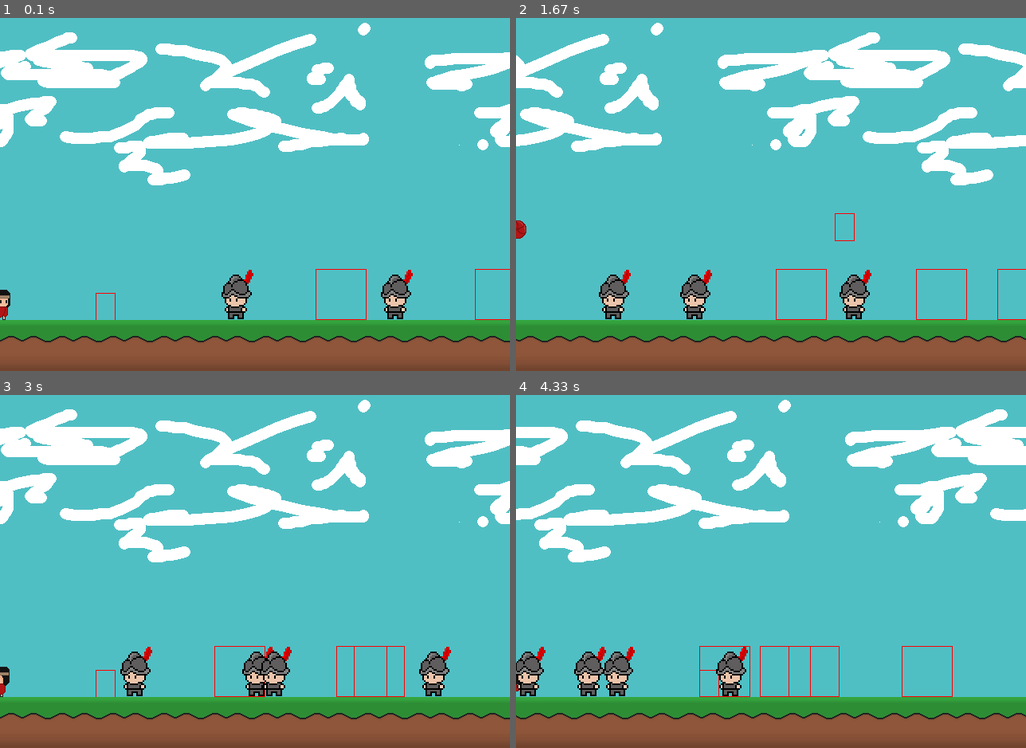
Above: before the commit, frames 1-4 (two rows, left to right).
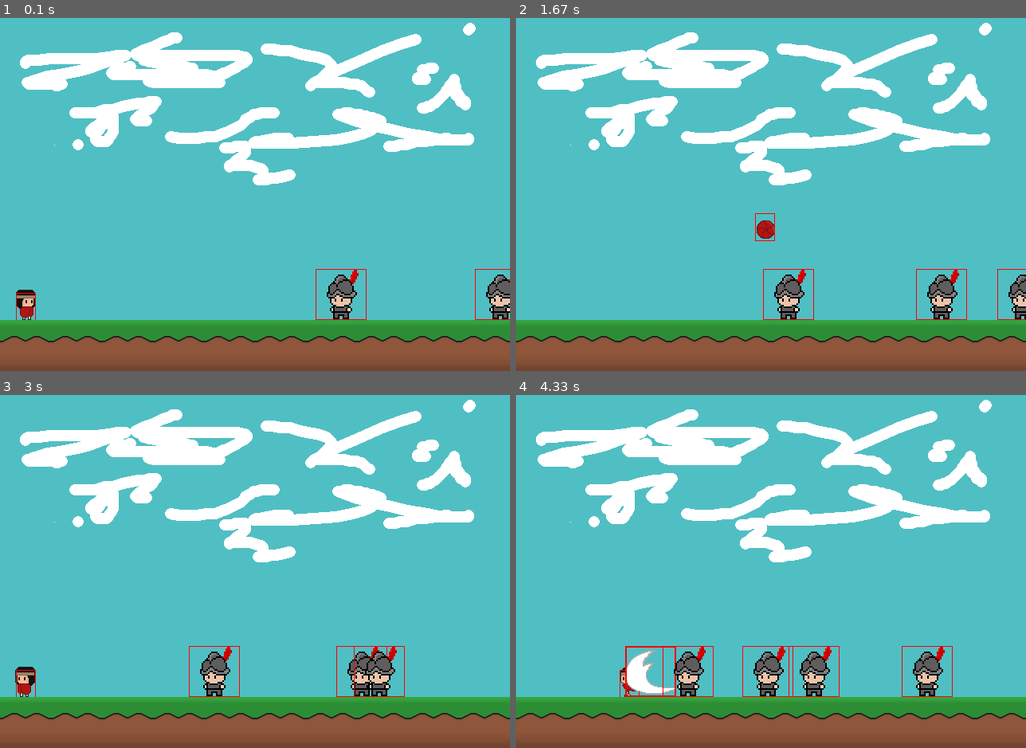
Above: after the commit, the same moments.

Repository: Takoo001/Proyecto-Pygame
Game: pygame game, started from nivel1.py
The game is run twice, just before and just after one commit, with the same random seed, the same clock (stepped at 60 frames per second) and the same inputs.
Inputs:
- Up to frame 1 (0.1 s): no input
- Up to frame 2 (1.67 s): hold D 0.33-0.8 s; hold W 0.83-1.13 s; hold D 1.17-1.63 s
- Up to frame 3 (3 s): hold A 1.67-2.2 s; hold A 2.23-2.63 s; tap Space at 2.67 s
- Up to frame 4 (4.33 s): hold W 3-3.37 s; hold D 3.4-4.03 s; hold A from 4.07 s (still down)

The runs differ from the first frame. In frame 1, 17% of the frame differs, in the area x 0-100%, y 1-92%; in frame 2, 20%; in frame 3, 19%; in frame 4, 22%.

Commit message:
Ajustando limites de cámara y cuando moverse

Diff:
--- a/nivel1.py
+++ b/nivel1.py
@@ -14,7 +14,7 @@
         pg.display.set_caption("Nivel1")
 
         # Estableciendo posición de inicio
-        jugador = Jugador(100, ns.ALTO_NIVEL -64 - 49)
+        jugador = Jugador(0, ns.ALTO_NIVEL -64 - 49)
         enemigos_pequenos = []
 
         for i in range(400, 1500, 200):
@@ -26,7 +26,7 @@
         fondo_ancho = 2560
         fondo_alto = 480
         fondo = pg.Surface((fondo_ancho, fondo_alto))
-        mundo_x = 0
+        camara_x = 0
 
         for i in range(fondo_ancho // ns.ANCHO_NIVEL):
             sprite_fondo = pg.image.load("assets\\sprites_fondo\\fondo_prueba.png").convert()
@@ -51,22 +51,27 @@
             ventana.fill(ns.BACKGROUND)
             teclas = pg.key.get_pressed()
 
-            ventana.blit(fondo, (mundo_x, 0))
-            mundo_x = -jugador.hitbox.centerx
+            ventana.blit(fondo, (camara_x, 0))
+            camara_x = -jugador.hitbox.x + 300
+
+            if camara_x >= 0:
+                camara_x = 0
+            if camara_x >= fondo_ancho - 64:
+                camara_x = fondo_ancho - 64
+
+            if jugador.rect.x <= 0:
+                jugador.rect.x = 0
+            if jugador.rect.x >= fondo_ancho - 64 - 300:
+                jugador.rect.x = fondo_ancho - 64 - 300
+
             # Métodos Jugador
             jugador.movimiento(teclas)
-            jugador.dibujar(ventana, mundo_x)
-            #print(jugador.hitbox.center)
-
-            if jugador.rect.left < 0:
-                jugador.rect.left = 0
-            if jugador.rect.right > ns.ANCHO_NIVEL:
-                jugador.rect.right = ns.ANCHO_NIVEL
-
+            jugador.dibujar(ventana, camara_x)
+            print(jugador.hitbox.center)
             # Métodos Enemigos
             for enemigo in enemigos_pequenos:
                 if enemigo.vivo:
-                    enemigo.dibujar(ventana, mundo_x)
+                    enemigo.dibujar(ventana, camara_x)
                     enemigo.movimiento(jugador)
 
                     # Sistema colisión ataque jugador con enemigo
@@ -97,7 +102,7 @@
                     enemigos_pequenos.remove(enemigo)
 
             # Métodos Suelo
-            suelo.dibujar_suelo(ventana, mundo_x)
+            suelo.dibujar_suelo(ventana, camara_x)
 
             for i in suelo.lista_suelos:
                 if jugador.hitbox.colliderect(i):
